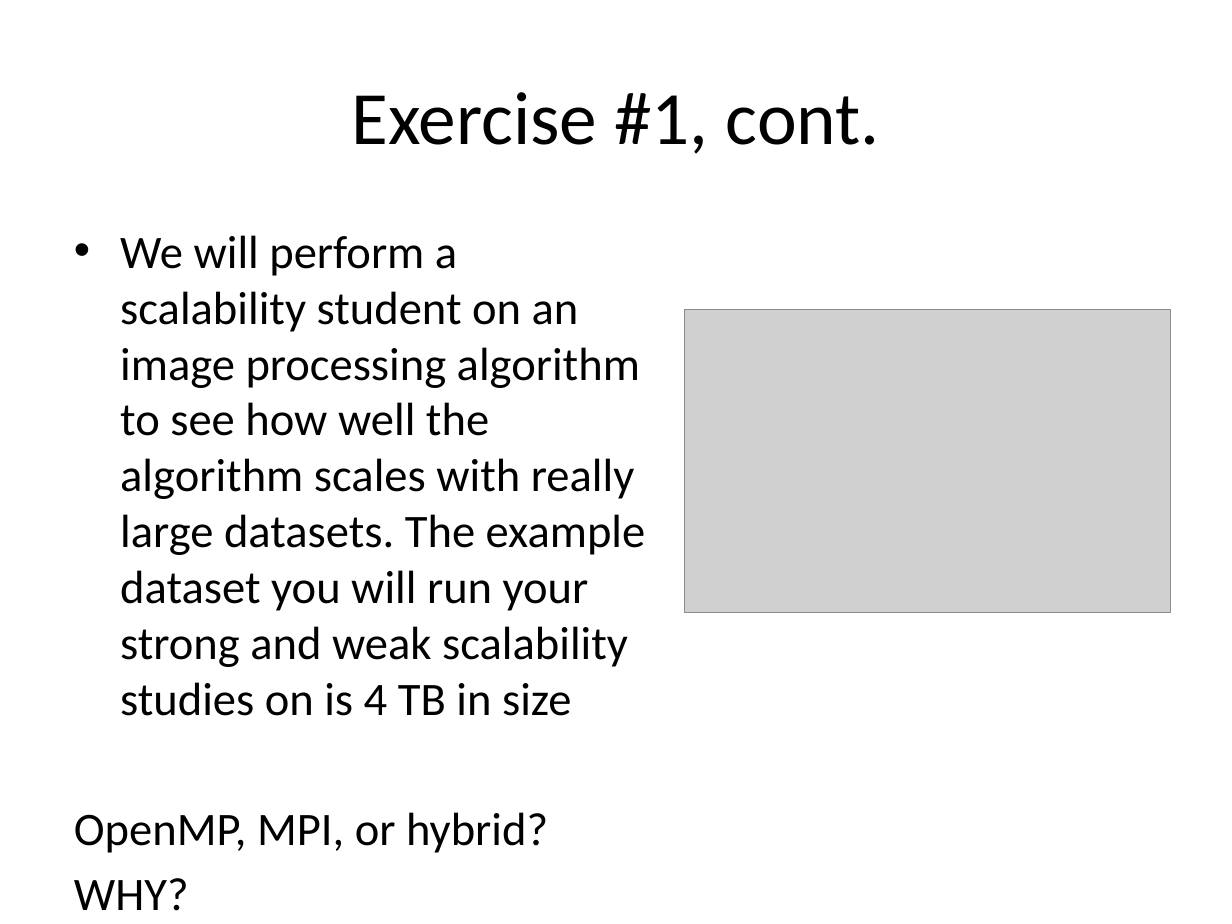
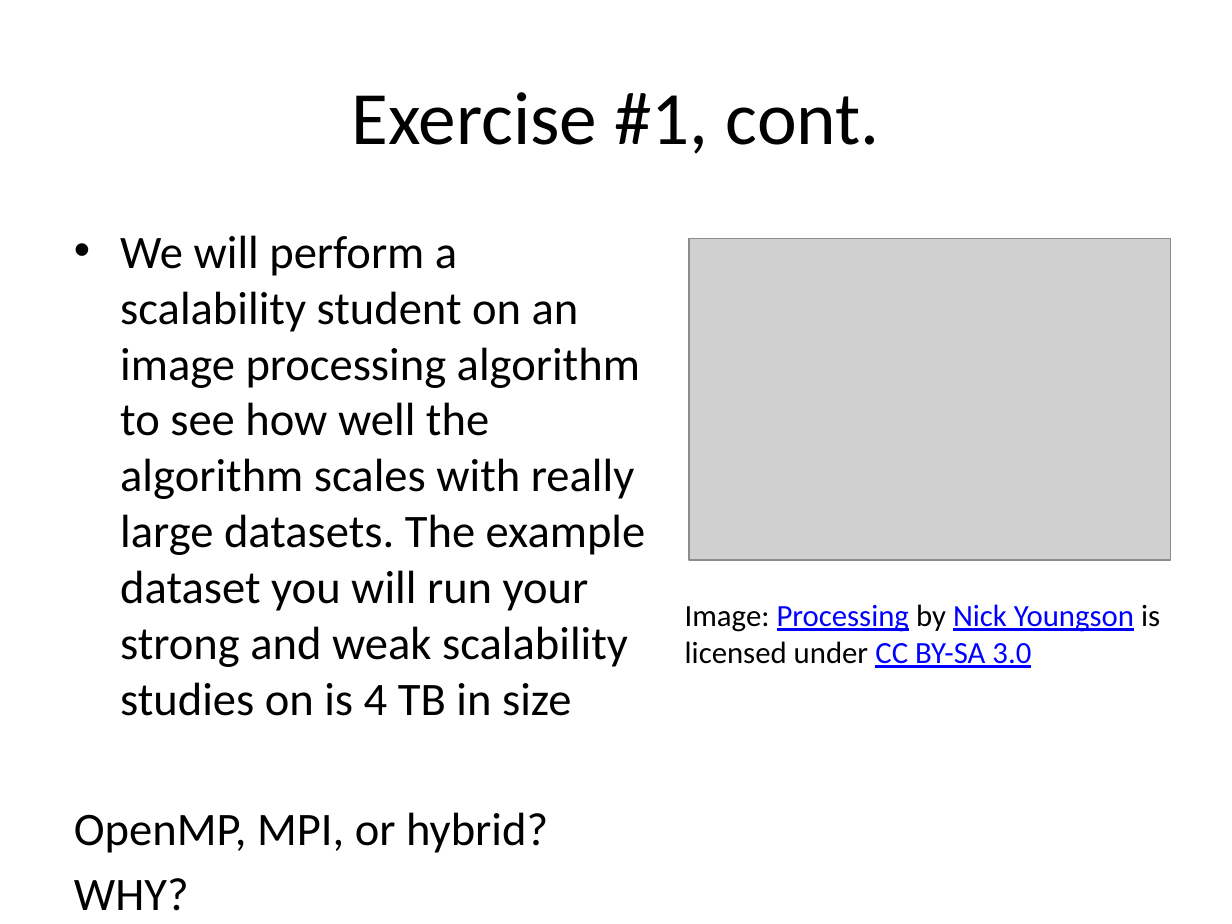
Before and after one commit to shodor-education/petascale-semester-curriculum, a slide deck: slide 12 of units/6/lessons/2/resources/petascale-lesson-6.2-slides.pptx. Drawn at 1232x924 pixels with LibreOffice and Linux fonts; fonts in the diff are those of the drawing; grey boxes stand for pictures. Boxes give left, top, right and bottom in pixels: in the first picture for what was removed or moved away, otherwise in the second. Text is boxed around its words. In the diff, an @@ line names an element or a change of style, - is before the commit and + after.

```diff
--- a/units/6/lessons/2/resources/petascale-lesson-6.2-slides.pptx
+++ b/units/6/lessons/2/resources/petascale-lesson-6.2-slides.pptx
@@ picture: place and size @@
-picture at bbox=[685, 309, 1170, 612]
+picture at bbox=[689, 239, 1170, 561]
@@ text added at bbox=[685, 604, 1160, 668], 18 pt, text #0000FF, underline @@
+Image: Processing by Nick Youngson is licensed under CC BY-SA 3.0
```
Also in this commit, not shown: 6 other slides changed.
